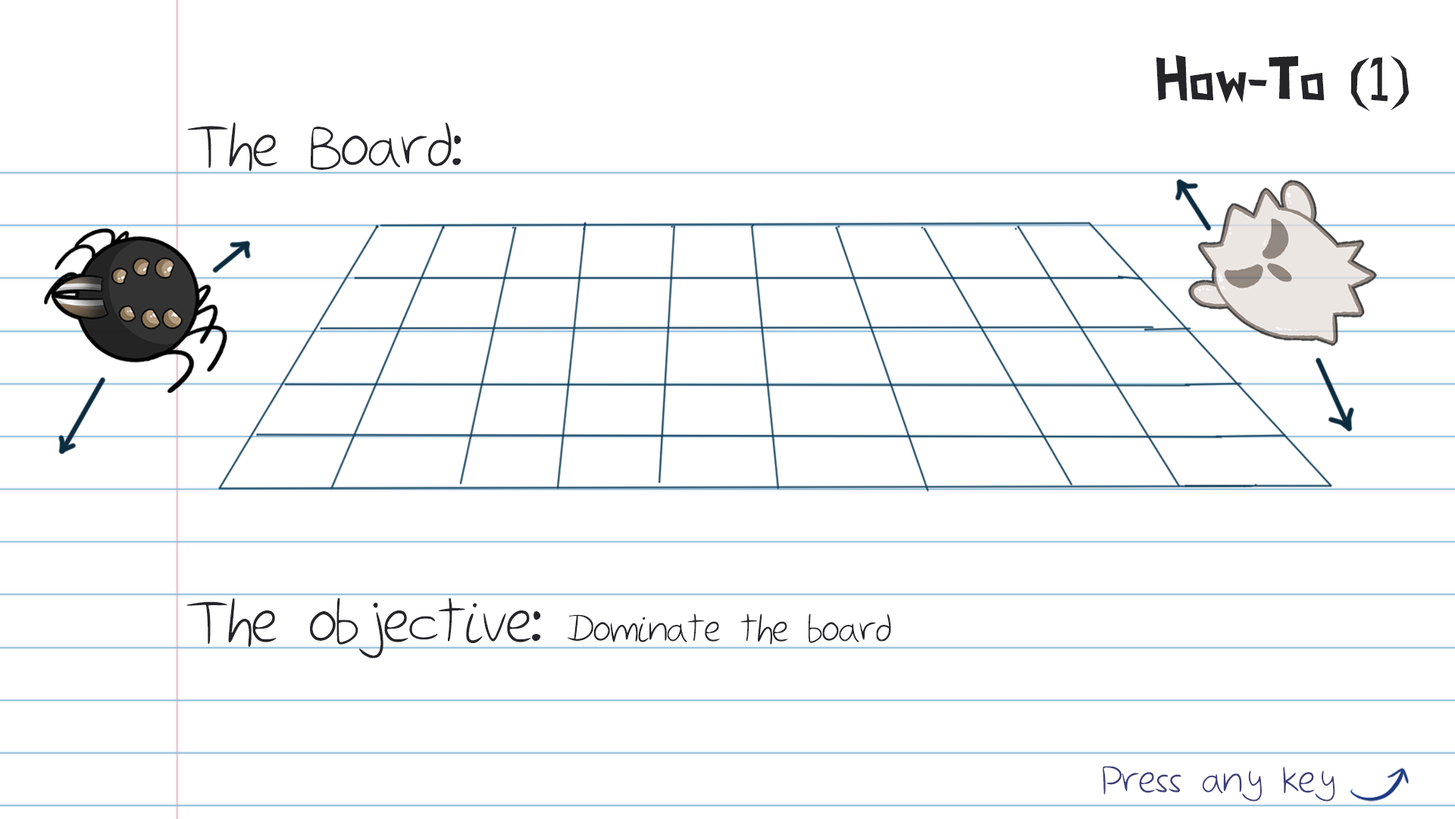
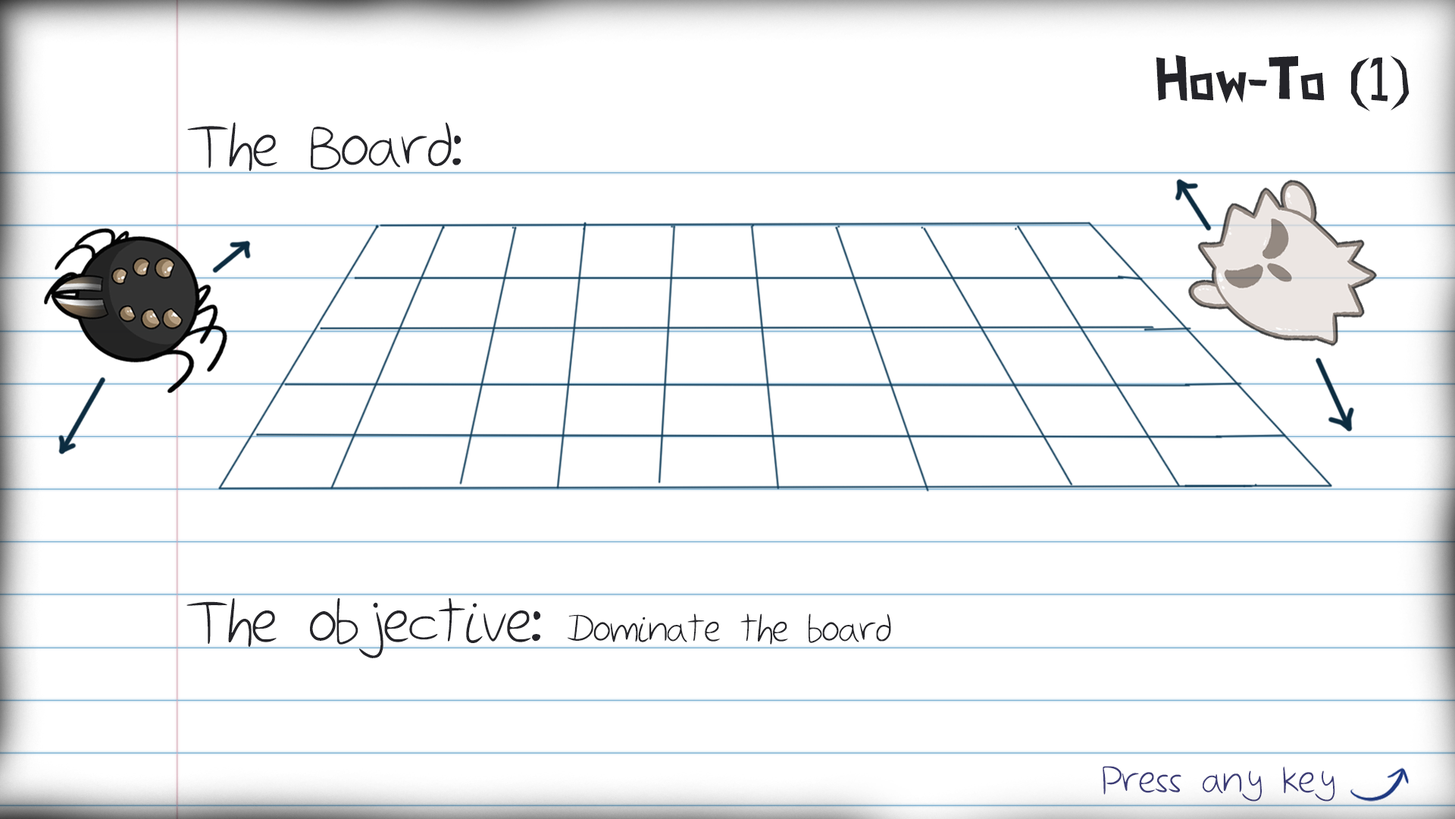
Before/after of a 1455 × 819 layered artwork. What changed in the layer stack:
added layer "Layer 12" above "Layer 11" over [0, 0, 1455, 819]
